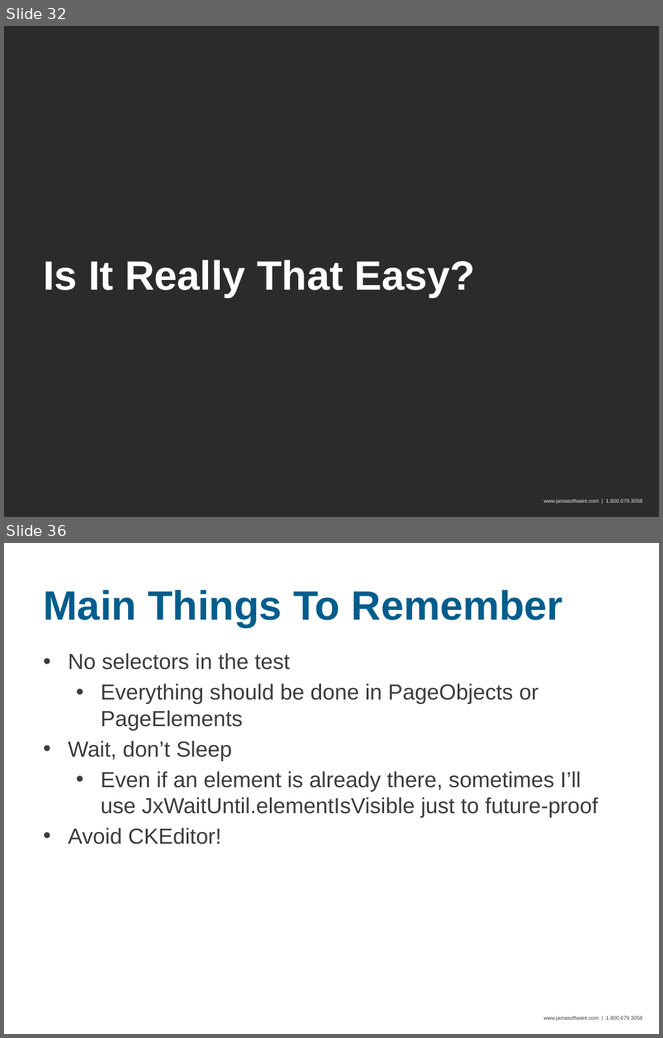
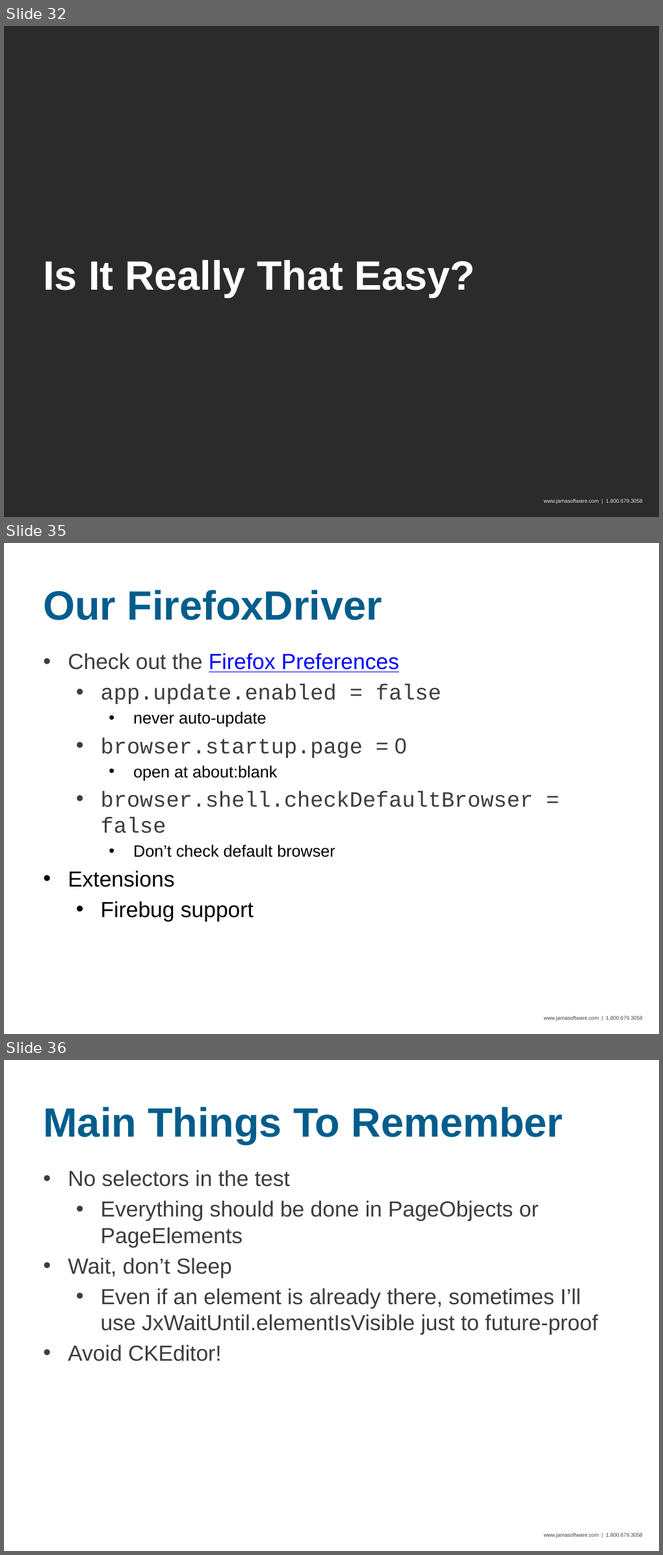
Before and after one commit to seanadkinson/webdriver-examples, a slide deck: slides.pptx. Shown one above the other, each under a label of ours: slides 32 and 36 before the commit, slides 32, 35 and 36 after it; the slides between them are not shown. The pictures are 663x1038 and 663x1555 pixels, drawn with LibreOffice and Linux fonts; fonts in the diff are those of the drawing; background and template pictures are left out; a plain dark background stands for a picture behind light text. Boxes give left, top, right and bottom in pixels: in the first picture for what was removed or moved away, otherwise in the second. Text is boxed around its words. In the diff, an @@ line names an element or a change of style, - is before the commit and + after.

Commit message:
Brought in the firefox profile factory

```diff
--- a/slides.pptx
+++ b/slides.pptx
@@ slide 35 added at bbox=[4, 543, 659, 1034], background picture (left out); not listed: 1 template element that a slide beside it also shows @@
@@ title added at bbox=[43, 590, 382, 620], 45 pt, text #025D8C, bold @@
+Our FirefoxDriver
@@ text added at bbox=[68, 653, 534, 922], 24 pt, text #3C3C3C @@
+• Check out the Firefox Preferences
+  • app.update.enabled = false
+    • never auto-update
+  • browser.startup.page = 0
+    • open at about:blank
+  • browser.shell.checkDefaultBrowser = false
+    • Don’t check default browser
+• Extensions
+  • Firebug support
```
Also in this commit, not shown: 8 slides changed, 1 slide removed, 6 other files.
